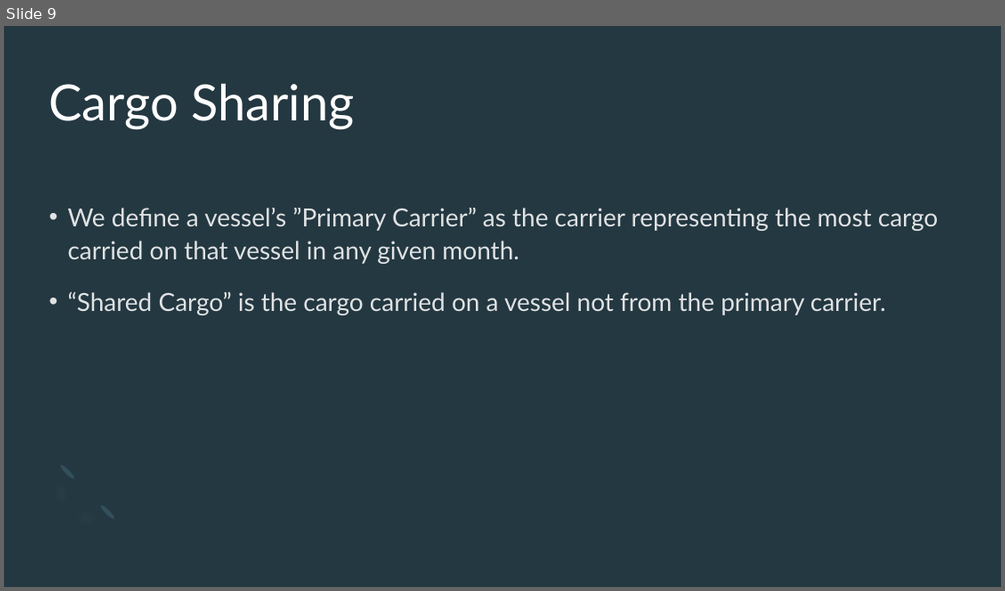
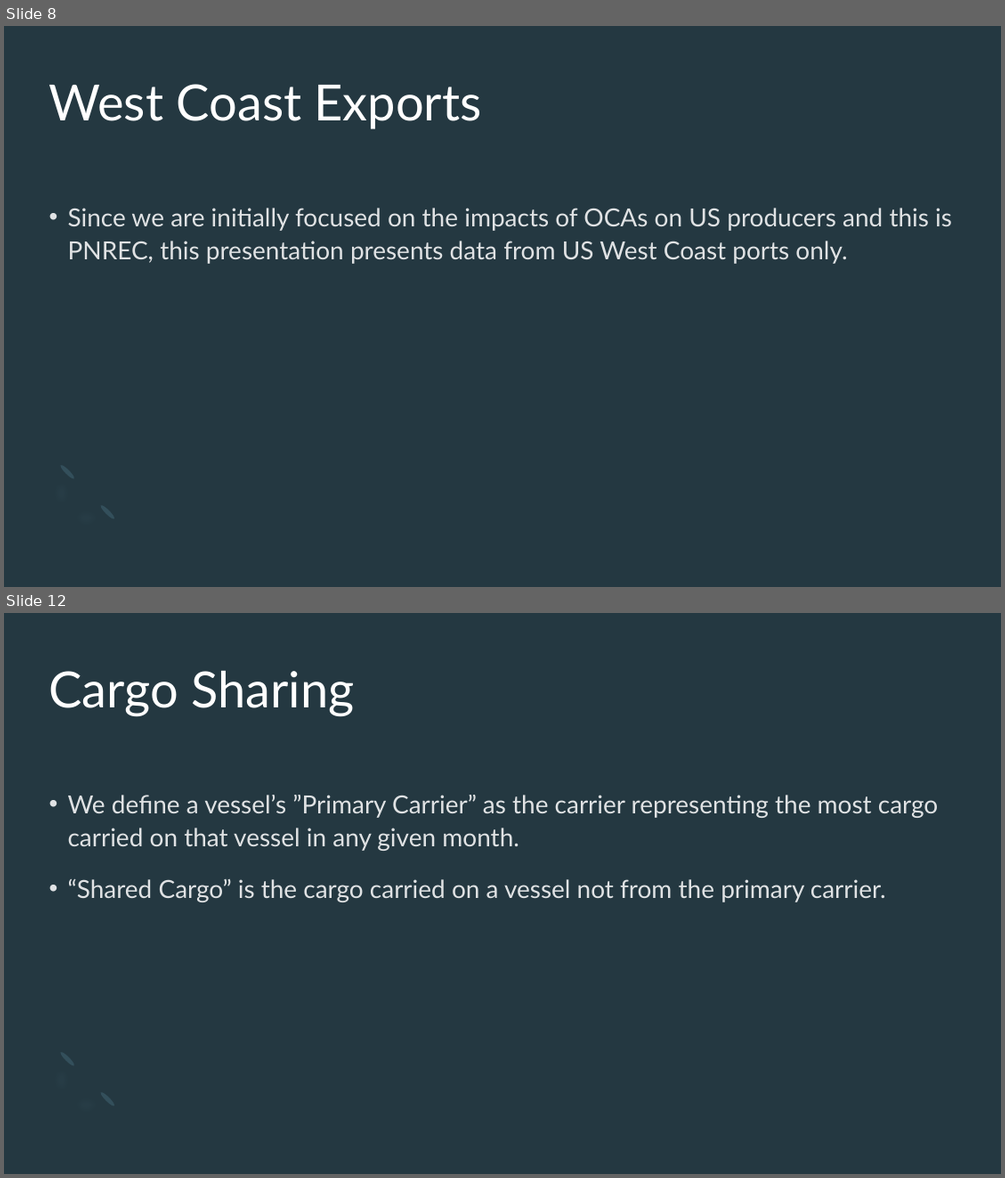
Before and after one commit to epistemetrica/Ocean-Carrier-Alliances-Project, a slide deck: PNREC/PNREC slides.pptx. Shown one above the other, each under a label of ours: slide 9 before the commit, slides 8 and 12 after it; the slides between them are not shown. The pictures are 1005x591 and 1005x1178 pixels, drawn with LibreOffice and Linux fonts; fonts in the diff are those of the drawing. Boxes give left, top, right and bottom in pixels: in the first picture for what was removed or moved away, otherwise in the second. Text is boxed around its words. In the diff, an @@ line names an element or a change of style, - is before the commit and + after.

```diff
--- a/PNREC/PNREC slides.pptx
+++ b/PNREC/PNREC slides.pptx
@@ slide 8 added at (4, 26, 1001, 587), background #243841; not listed: 3 template elements that a slide beside it also shows @@
@@ title added at (49, 84, 482, 129), 48 pt, text #FFFFFF @@
+West Coast Exports
@@ text added at (68, 208, 952, 264), 24 pt, text #FFFFFF at 85% opacity @@
+• Since we are initially focused on the impacts of OCAs on US producers and this is PNREC, this presentation presents data from US West Coast ports only.
@@ what was slide 9 is now slide 12 @@
```
Also in this commit, not shown: 5 slides changed, 8 other slides added, 3 slides removed, 13 other files.
